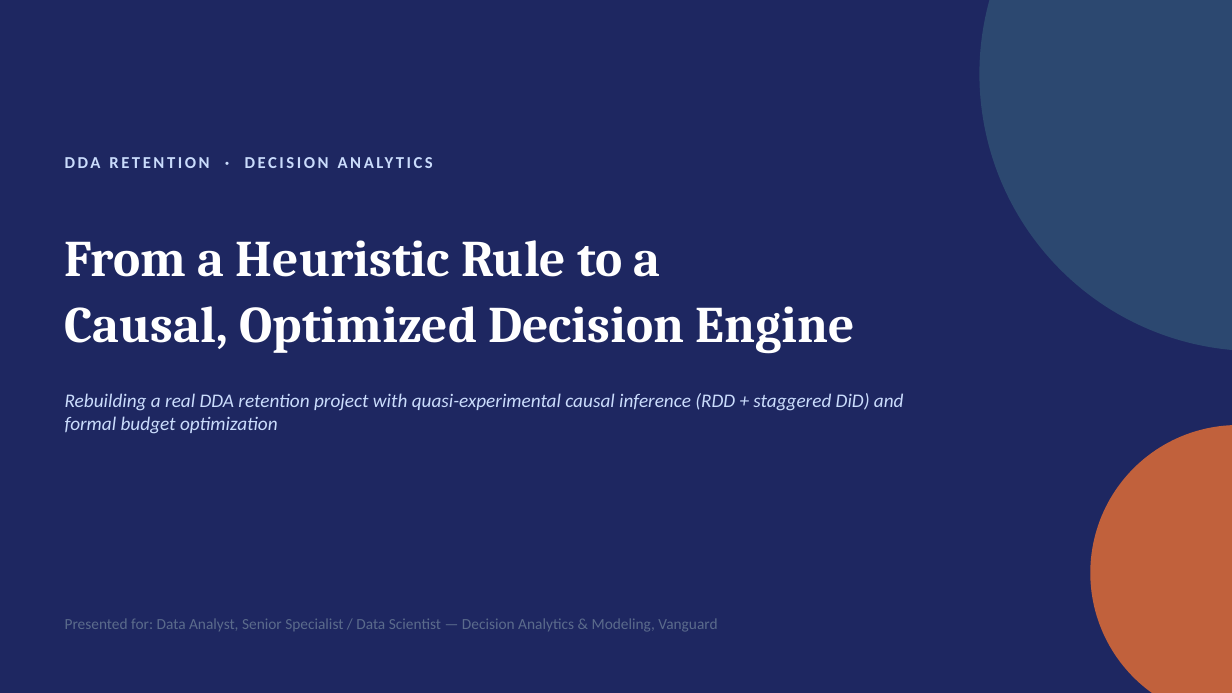
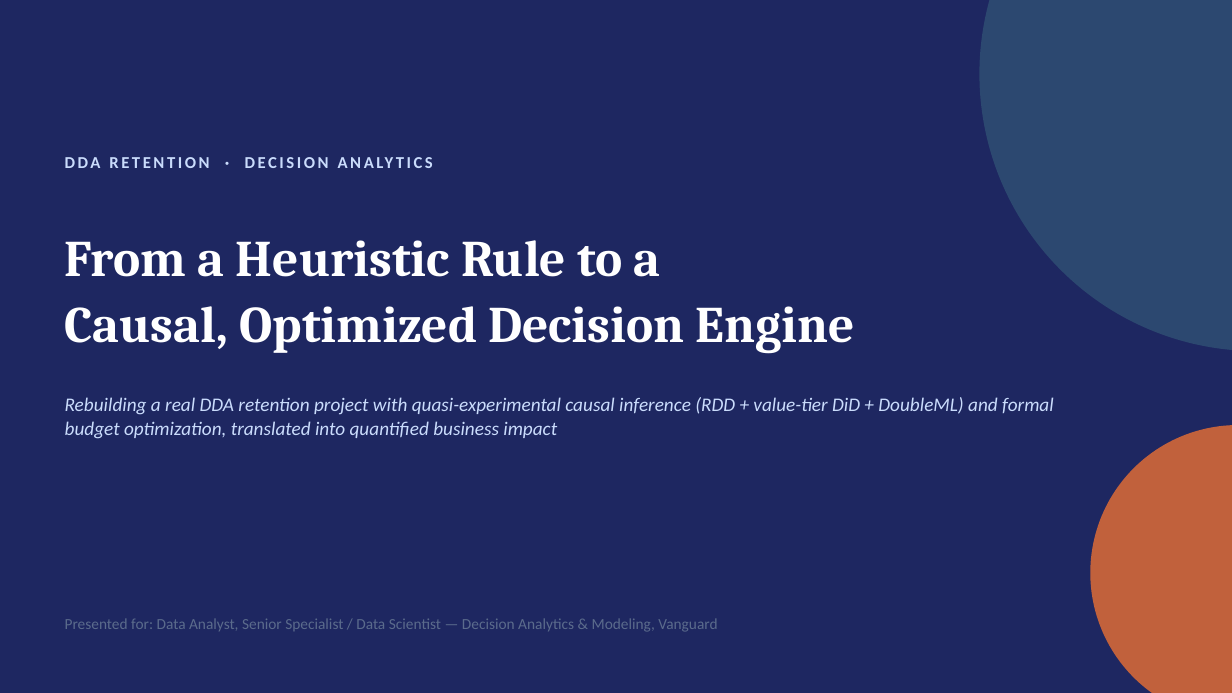
Before and after one commit to crystal1361/DDA-Retention, a slide deck: slide 1 of deck/vanguard_dda_deck.pptx. Drawn at 1232x693 pixels with LibreOffice and Linux fonts; fonts in the diff are those of the drawing. Boxes give left, top, right and bottom in pixels: in the first picture for what was removed or moved away, otherwise in the second. Text is boxed around its words. In the diff, an @@ line names an element or a change of style, - is before the commit and + after.

Commit message:
Rebuild deck: 18 slides incl. DoubleML + business impact

```diff
--- a/deck/vanguard_dda_deck.pptx
+++ b/deck/vanguard_dda_deck.pptx
@@ text at (x1=65, y1=397, x2=1054, y2=439): text changed @@
-Rebuilding a real DDA retention project with quasi-experimental causal inference (RDD + staggered DiD) and formal budget optimization
+Rebuilding a real DDA retention project with quasi-experimental causal inference (RDD + value-tier DiD + DoubleML) and formal budget optimization, translated into quantified business impact
```
Also in this commit, not shown: 10 other slides changed, 3 slides added, 2 other files.
